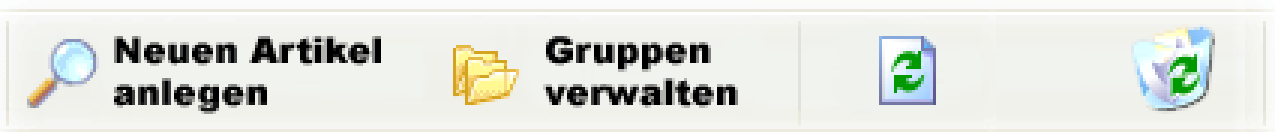
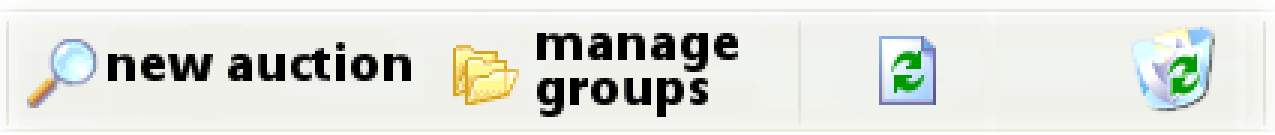
Before/after of a w=1275, h=135 layered artwork. What changed in the layer stack:
added layer "manage ..." above "new auction" over [537, 33, 738, 117]
added layer "new auction" above "Hintergrund" over [108, 42, 411, 81]
painted on "Hintergrund" over [108, 24, 759, 120]
